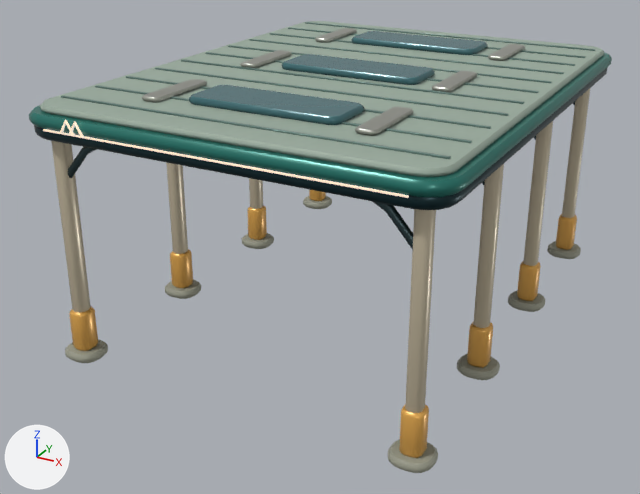
One commit to the glTF model assets/models/architecture/truck_canopy.glb: the scene before it, then after it.
One viewpoint serves both versions: a camera (50 mm lens) standing at (8.42, -16.9, 9.59) and looking at (-0.37, -0.92, 1.6). Arrows for +X, +Y and +Z are at lower left; the lights stay in place. The picture after the commit comes second. Vertices at exactly the same position are counted once.

Script lines for the objects in view, before the commit:
```python
me_truck_canopy = bpy.data.meshes.new('Truck_canopy')
me_truck_canopy.from_pydata(...)  # 4234 vertices, 8200 faces; spans x -4.32..4.32, y -5.58..5.54, z 0.0..5.55
# faces by material slot: [1404, 2396, 3284, 468, 648]
me_truck_canopy.materials.append(mat_ceramic)
me_truck_canopy.materials.append(mat_paint)
me_truck_canopy.materials.append(mat_metal)
me_truck_canopy.materials.append(mat_tint)
me_truck_canopy.materials.append(mat_light)
ob_truck_canopy = bpy.data.objects.new('Truck_canopy', me_truck_canopy)
ob_truck_canopy.location = (0.0, 0.0, 0.0)
```
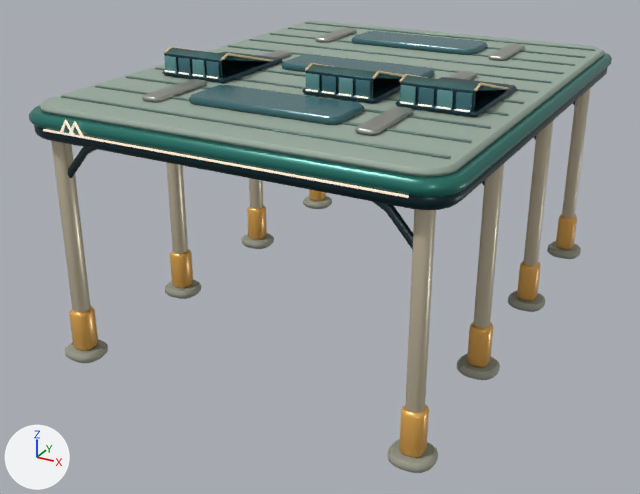
Patch to the scene script:
```diff
--- a/assets/models/architecture/truck_canopy.glb.py
+++ b/assets/models/architecture/truck_canopy.glb.py
@@ me_truck_canopy @@
 # used by ob_truck_canopy; location = (0.0, 0.0, 0.0)
-me_truck_canopy.from_pydata(...)  # 4234 vertices, 8200 faces; spans x -4.32..4.32, y -5.58..5.54, z 0.0..5.55
+me_truck_canopy.from_pydata(...)  # 6808 vertices, 13154 faces; spans x -4.32..4.32, y -5.58..5.54, z 0.0..5.98
+# me_truck_canopy part 1: 1566 vertices added at x -3.52..3.54, y -4.79..0.53, z 4.14..5.98
+# me_truck_canopy part 2: 267 kept faces spanning x -2.45..2.45, y -4.09..0.79, z 5.38..5.55 get new vertex colours; the middle colour goes from grey #a1a299 to grey #92938b
+# other edits to the shape of me_truck_canopy do not show in these pictures
 me_truck_canopy.materials.append(mat_ceramic)
```

Location of each change, (x1, y1, x2, y2) in pixels of the pictures (640 x 494 px):
part 1 of me_truck_canopy, added
    after: (163, 46, 517, 117)
part 2 of me_truck_canopy, recoloured
    both: (172, 53, 473, 119)
